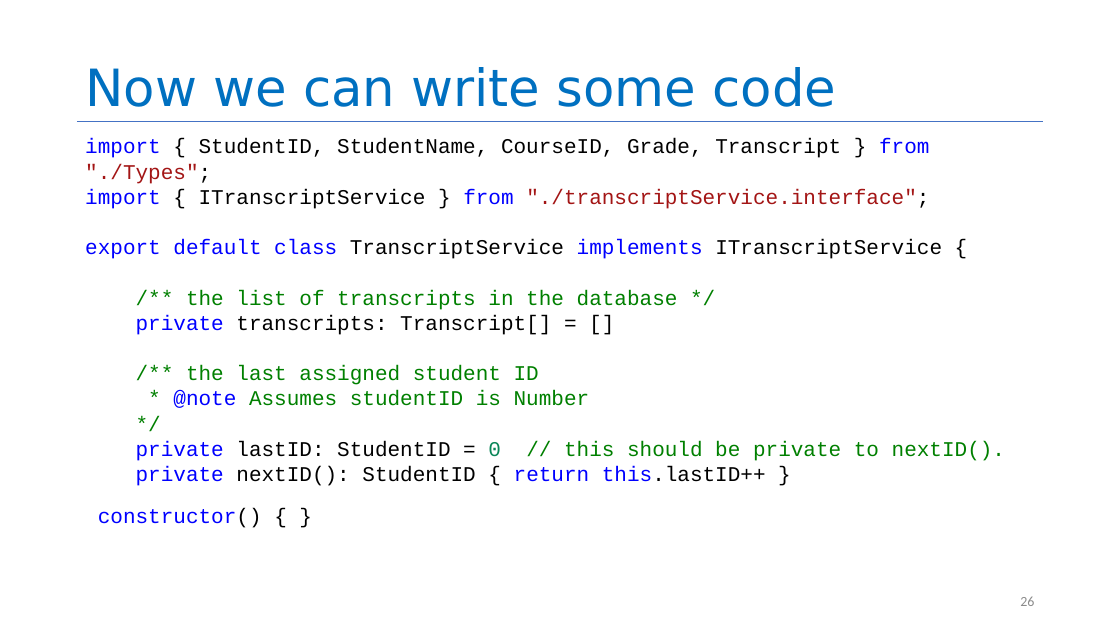
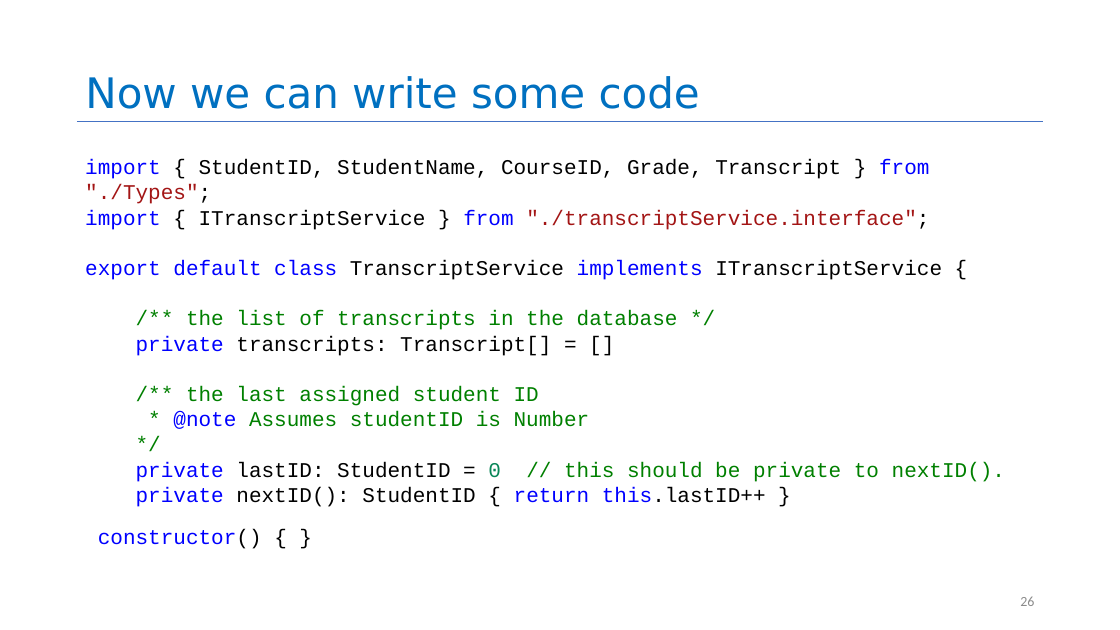
Before and after one commit to yashburshe/CS4530-Fall-2025, a slide deck: slide 26 of Slides/Module 02 From Requirements to Code.pptx. Drawn at 1120x630 pixels with LibreOffice and Linux fonts; fonts in the diff are those of the drawing. Boxes give left, top, right and bottom in pixels: in the first picture for what was removed or moved away, otherwise in the second. Text is boxed around its words. In the diff, an @@ line names an element or a change of style, - is before the commit and + after.

```diff
--- a/Slides/Module 02 From Requirements to Code.pptx
+++ b/Slides/Module 02 From Requirements to Code.pptx
@@ title "Now we can write some ..." at (x1=85, y1=76, x2=700, y2=109): size 44 to 36 pt @@
@@ text "import { StudentID, StudentName, CourseID, ..." moved from (x1=85, y1=138, x2=1005, y2=528) to (x1=85, y1=159, x2=1005, y2=549) @@
```
Also in this commit, not shown: 3 other slides changed, 1 other file.
